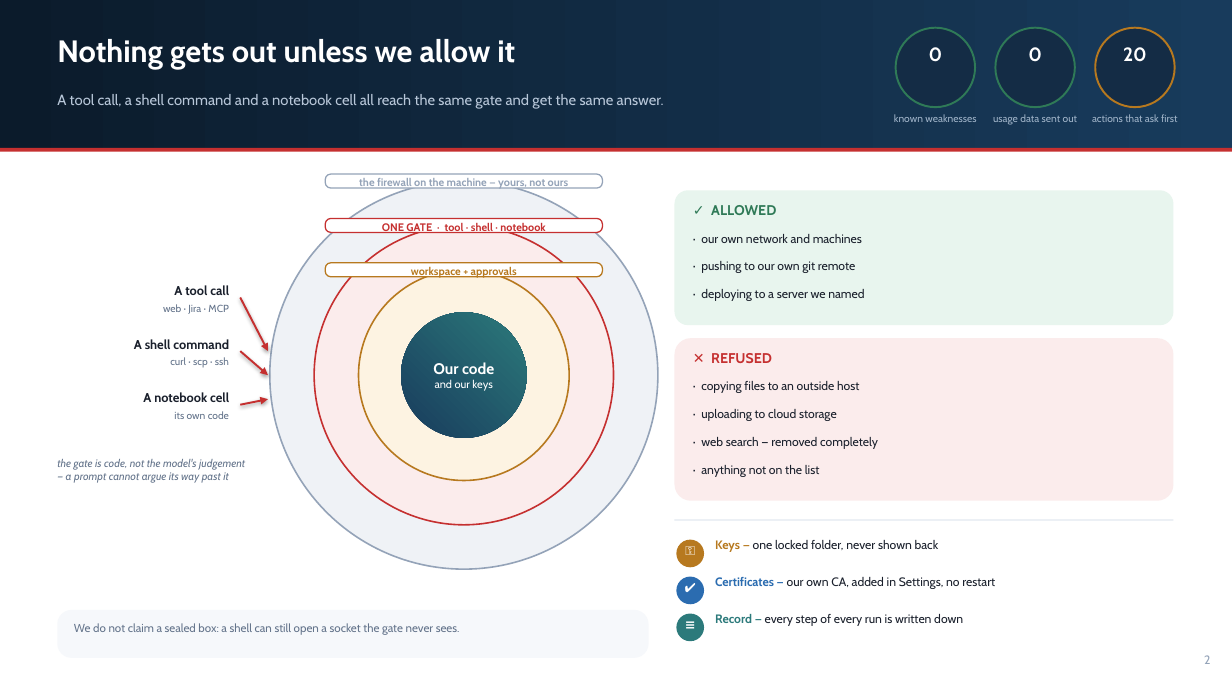
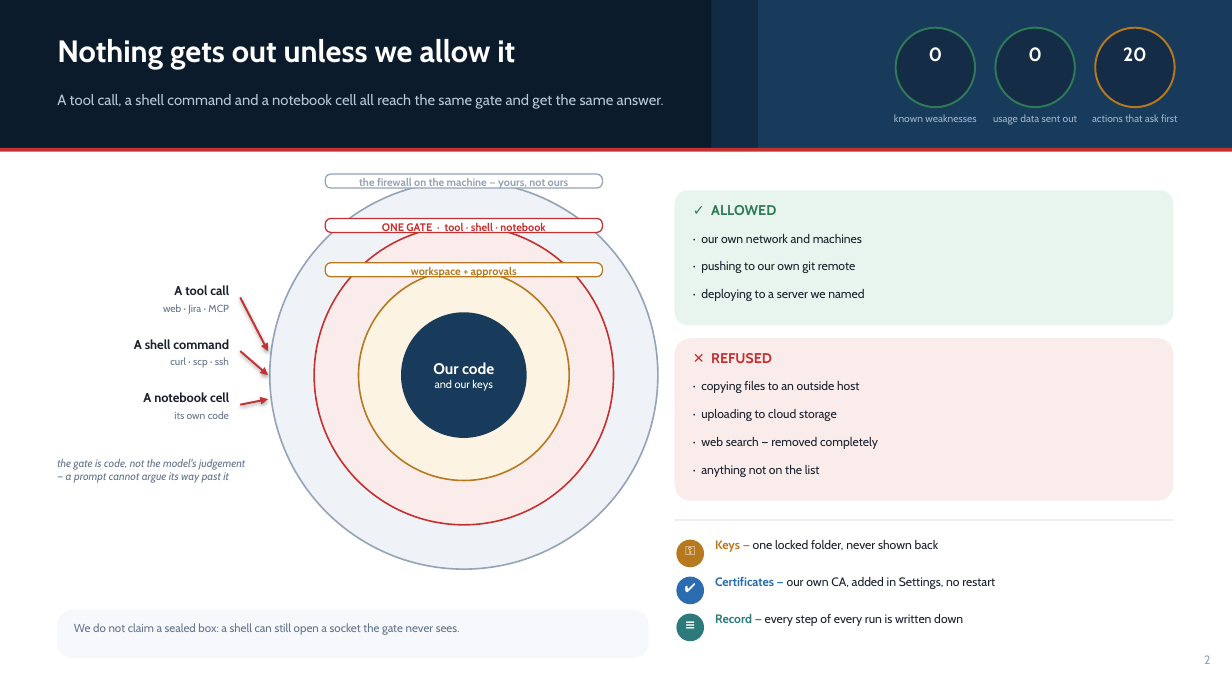
Before and after one commit to Manikanta-Reddy-Pasala/AIForgeCrew, a slide deck: slide 2 of docs/AIForgeCrew-CTO-Summary.pptx. Drawn at 1232x693 pixels with LibreOffice and Linux fonts; fonts in the diff are those of the drawing. Boxes give left, top, right and bottom in pixels: in the first picture for what was removed or moved away, otherwise in the second. Text is boxed around its words. In the diff, an @@ line names an element or a change of style, - is before the commit and + after.

```diff
--- a/docs/AIForgeCrew-CTO-Summary.pptx
+++ b/docs/AIForgeCrew-CTO-Summary.pptx
@@ rectangle at box(0, 0, 1232, 150): fill gradient #0B1B2B to #183B5C to #0B1B2B @@
@@ rectangle added at box(712, 0, 758, 150), fill #112B44 @@
@@ rectangle added at box(758, 0, 1232, 150), fill #183B5C @@
@@ ellipse "Our code" at box(401, 312, 527, 438): fill gradient #183B5C to #2C7A7B to #183B5C @@
```
Also in this commit, not shown: 2 other slides changed, 1 other file.
